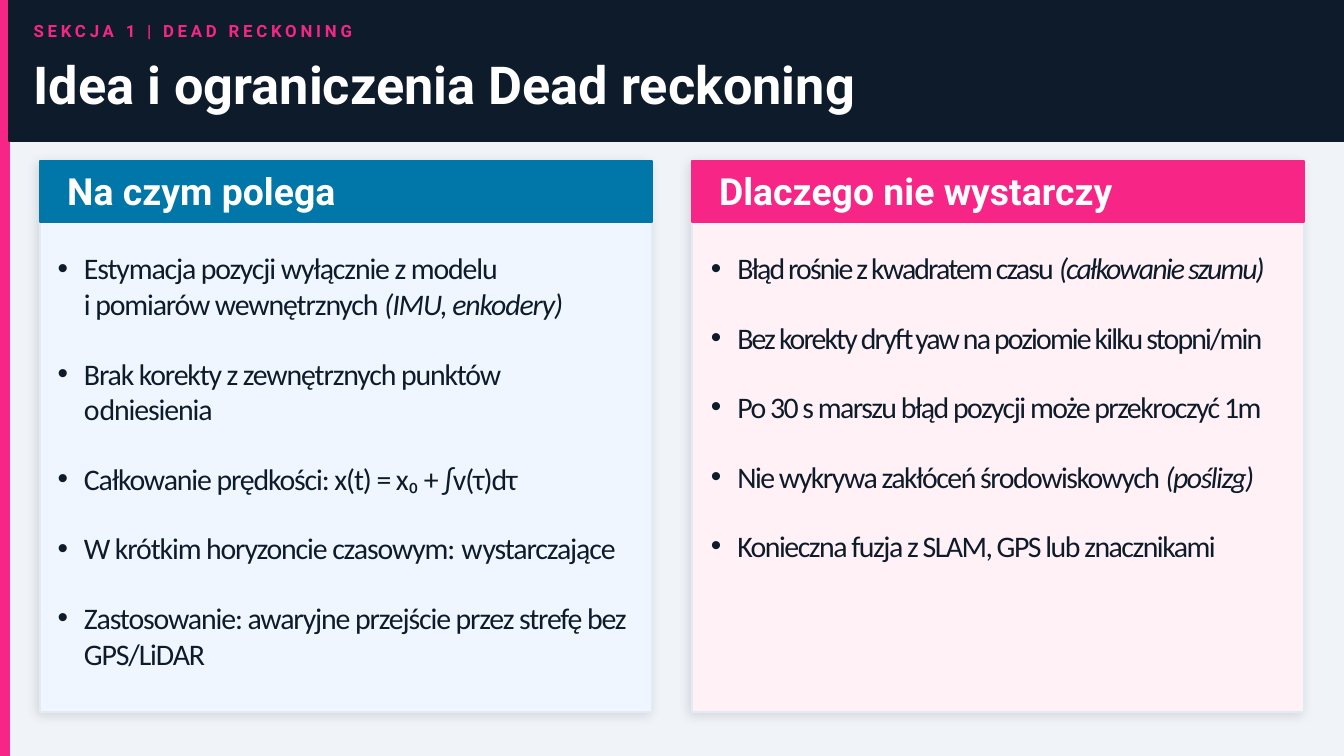
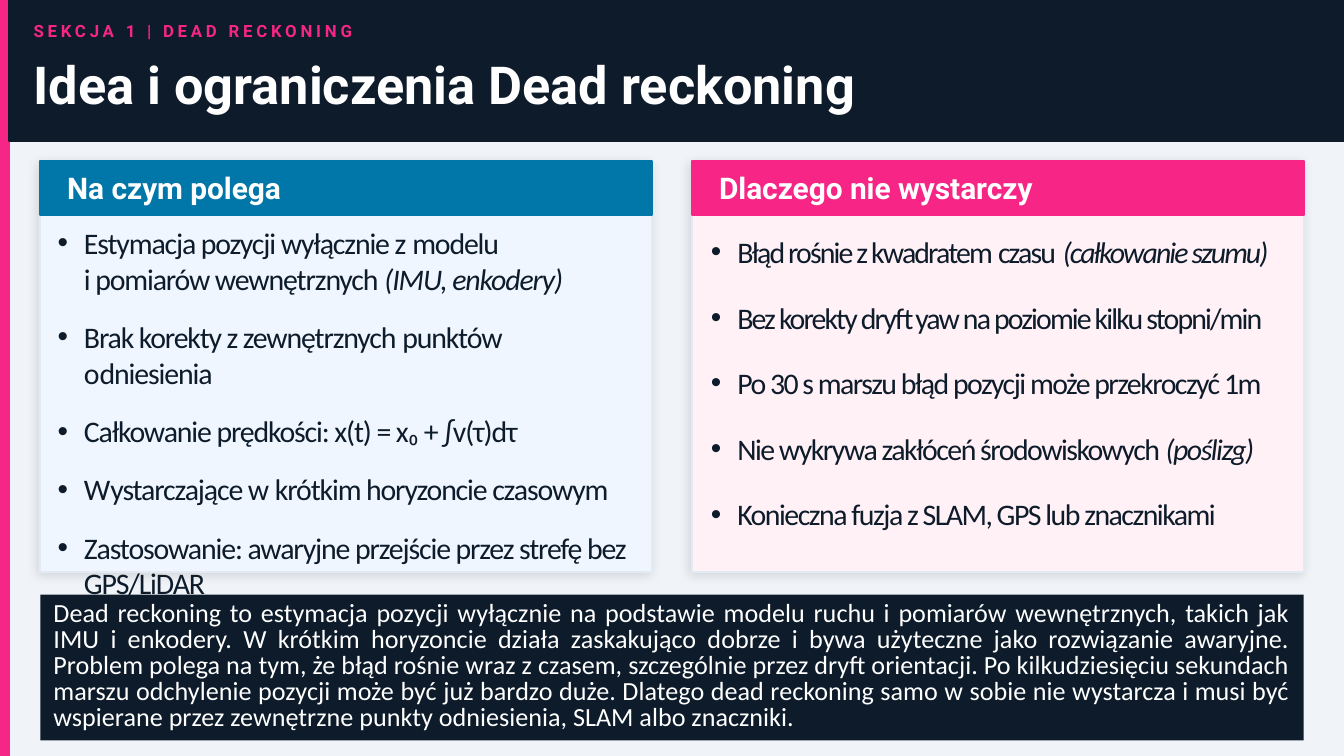
Before and after one commit to MatPomGit/MobileHub, a slide deck: slide 7 of zajecia/robo/robo_w2.pptx. Drawn at 1344x756 pixels with LibreOffice and Linux fonts; fonts in the diff are those of the drawing. Boxes give left, top, right and bottom in pixels: in the first picture for what was removed or moved away, otherwise in the second. Text is boxed around its words. In the diff, an @@ line names an element or a change of style, - is before the commit and + after.

```diff
--- a/zajecia/robo/robo_w2.pptx
+++ b/zajecia/robo/robo_w2.pptx
@@ rectangle: place and size @@
-rectangle at bbox=[40, 161, 652, 222]
+rectangle at bbox=[40, 161, 652, 215]
@@ rectangle: place and size @@
-rectangle at bbox=[40, 161, 652, 712]
+rectangle at bbox=[40, 161, 652, 573]
@@ text "Na czym polega" at bbox=[67, 176, 281, 206]: size 20 to 16 pt @@
@@ rectangle: place and size @@
-rectangle at bbox=[692, 161, 1304, 222]
+rectangle at bbox=[692, 161, 1304, 215]
@@ rectangle: place and size @@
-rectangle at bbox=[692, 161, 1304, 712]
+rectangle at bbox=[692, 161, 1304, 573]
@@ text "Dlaczego nie wystarczy" at bbox=[719, 176, 1032, 206]: size 20 to 16 pt @@
@@ text "Estymacja pozycji wyłącznie z modelu ...": place and size @@
-text "Estymacja pozycji wyłącznie z modelu ..." at bbox=[84, 258, 627, 667]
+text "Estymacja pozycji wyłącznie z modelu ..." at bbox=[84, 233, 627, 564]
@@ text at bbox=[84, 233, 627, 564]: less space between paragraphs @@
@@ text "Błąd rośnie z kwadratem czasu ...": place and size @@
-text "Błąd rośnie z kwadratem czasu ..." at bbox=[737, 257, 1265, 562]
+text "Błąd rośnie z kwadratem czasu ..." at bbox=[737, 241, 1269, 530]
@@ text "Błąd rośnie z kwadratem czasu ..." at bbox=[737, 241, 1269, 530]: less space between paragraphs @@
@@ text at bbox=[84, 479, 608, 505]: text changed @@
-• W krótkim horyzoncie czasowym: wystarczające
+• Wystarczające w krótkim horyzoncie czasowym
@@ rectangle added at bbox=[40, 594, 1304, 741], fill #0D1B2A, 14 pt, text #FFFFFF @@
+Dead reckoning to estymacja pozycji wyłącznie na podstawie modelu ruchu i pomiarów wewnętrznych, takich jak IMU i enkodery. W krótkim horyzoncie działa zaskakująco dobrze i bywa użyteczne jako rozwiązanie awaryjne. Problem polega na tym, że błąd rośnie wraz z czasem, szczególnie przez dryft orientacji. Po kilkudziesięciu sekundach marszu odchylenie pozycji może być już bardzo duże. Dlatego dead reckoning samo w sobie nie wystarcza i musi być wspierane przez zewnętrzne punkty odniesienia, SLAM albo znaczniki.
```
Also in this commit, not shown: 30 other slides changed, 9 other files.
